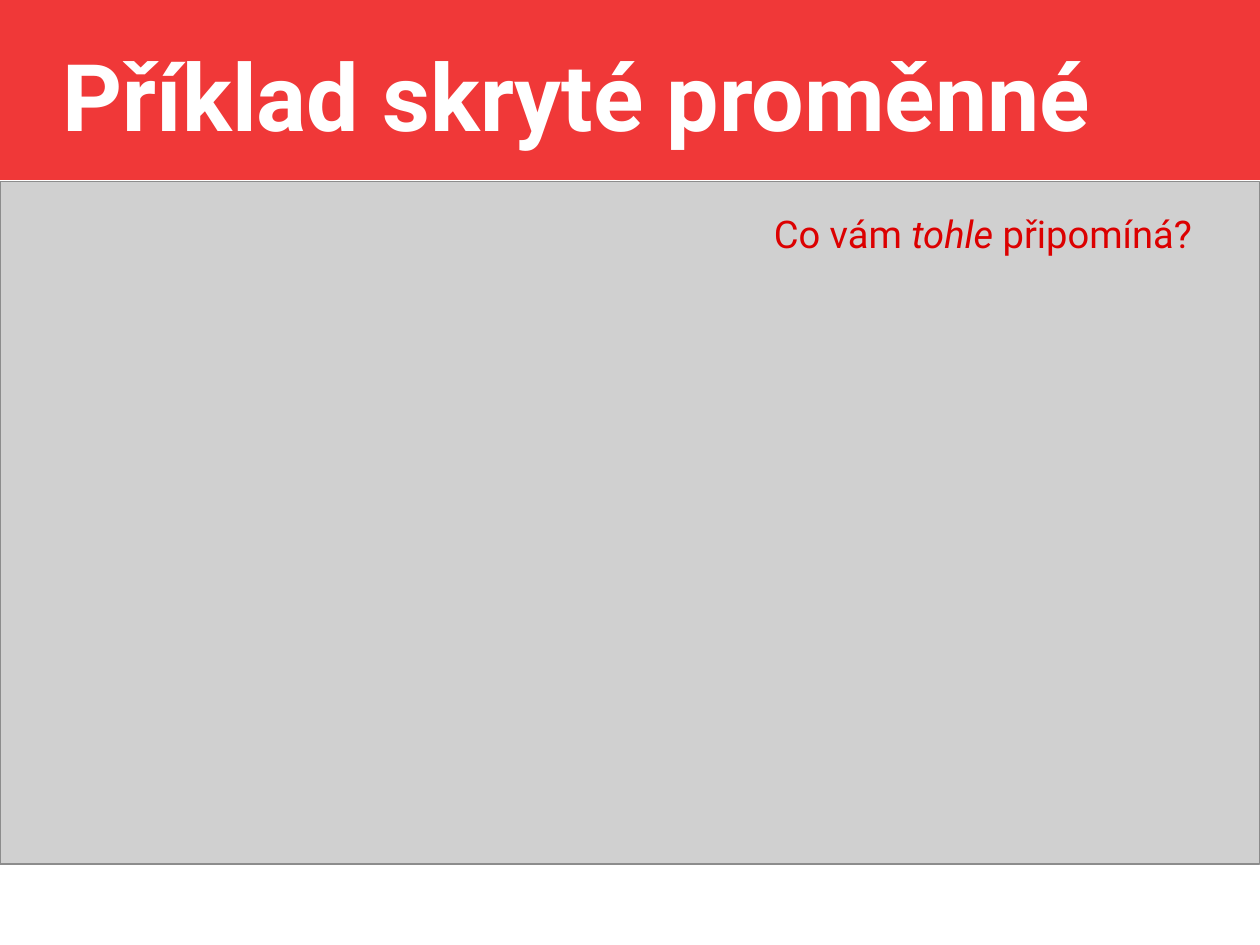
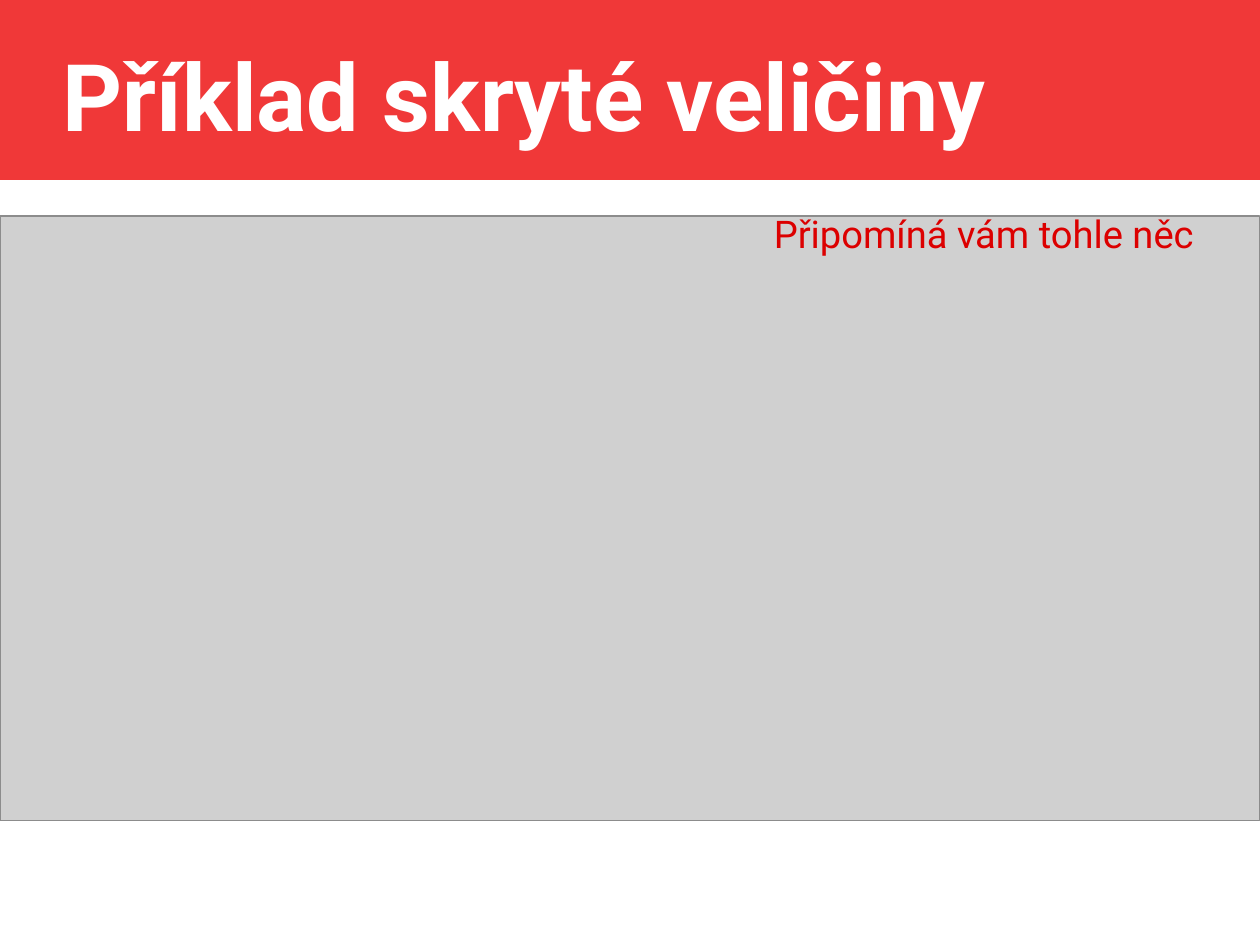
Before and after one commit to jlacko/4EK418, a slide deck: slide 21 of prez/4 - advanced calculations.odp (slide 20 before the commit). Drawn at 1260x945 pixels with LibreOffice and Linux fonts; fonts in the diff are those of the drawing; grey boxes stand for pictures. Boxes give left, top, right and bottom in pixels: in the first picture for what was removed or moved away, otherwise in the second. Text is boxed around its words. In the diff, an @@ line names an element or a change of style, - is before the commit and + after.

```diff
--- a/prez/4 - advanced calculations.odp
+++ b/prez/4 - advanced calculations.odp
@@ title at (63,61,985,151): text changed @@
-Příklad skryté proměnné
+Příklad skryté veličiny
@@ picture: place and size @@
-picture at (0,182,1260,864)
+picture at (0,216,1260,821)
@@ text at (774,214,1193,256): text changed @@
-Co vám tohle připomíná?
+Připomíná vám tohle něc
```
Also in this commit, not shown: 7 other slides changed, 1 slide added, 4 other files.
